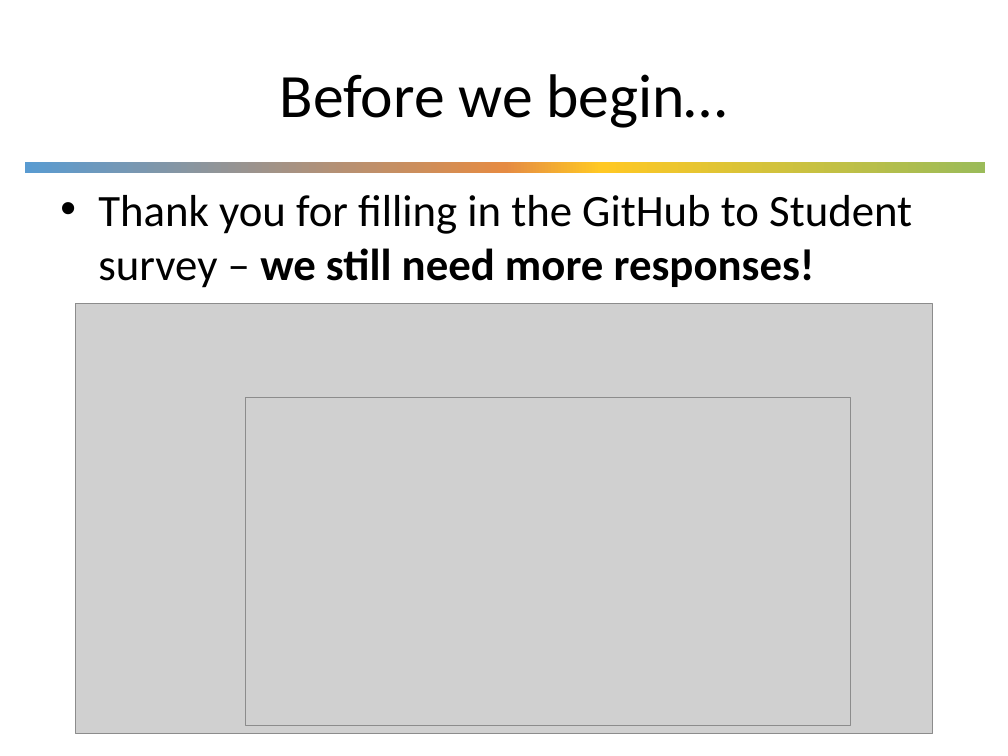
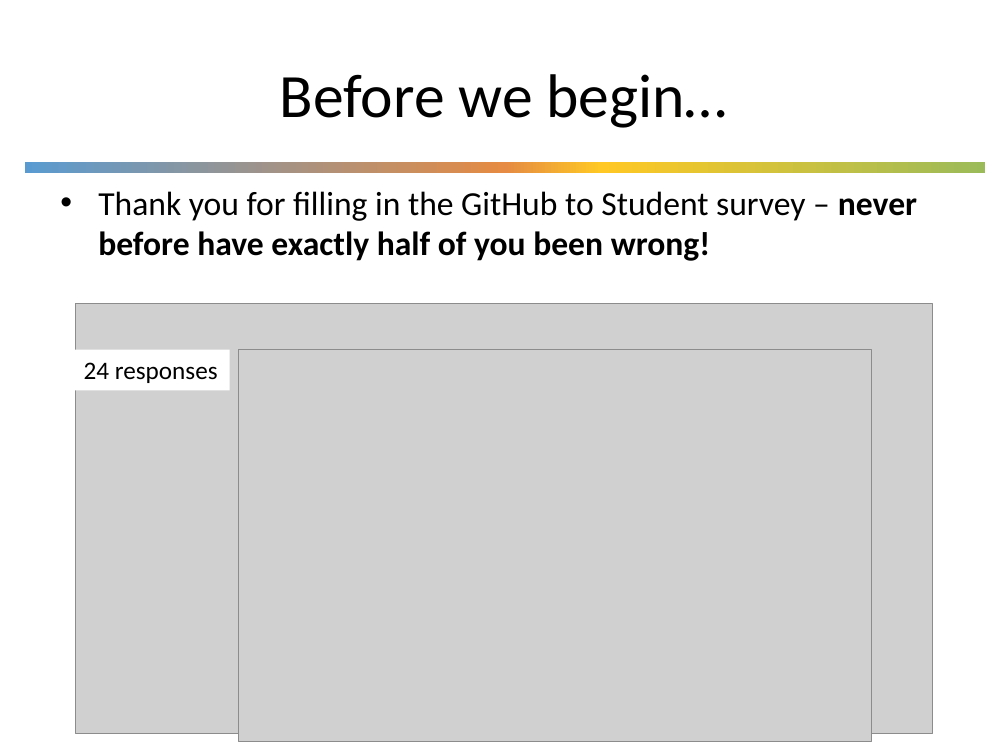
Before and after one commit to UWDIRECT/UWDIRECT.github.io, a slide deck: slide 2 of SEMDS/L2.Version_control_part1.pptx. Drawn at 1008x756 pixels with LibreOffice and Linux fonts; fonts in the diff are those of the drawing; grey boxes stand for pictures; background and template pictures are left out. Boxes give left, top, right and bottom in pixels: in the first picture for what was removed or moved away, otherwise in the second. Text is boxed around its words. In the diff, an @@ line names an element or a change of style, - is before the commit and + after.

Commit message:
updated survey data

```diff
--- a/SEMDS/L2.Version_control_part1.pptx
+++ b/SEMDS/L2.Version_control_part1.pptx
@@ text at (98, 191, 917, 261): text changed; size 32 to 24 pt @@
-• Thank you for filling in the GitHub to Student survey – we still need more responses!
+• Thank you for filling in the GitHub to Student survey – never before have exactly half of you been wrong!
@@ rectangle added at (74, 350, 230, 390), fill #FFFFFF, 18 pt, text #000000 @@
+24 responses
@@ picture: place and size @@
-picture at (246, 397, 851, 726)
+picture at (238, 350, 871, 741)
```
